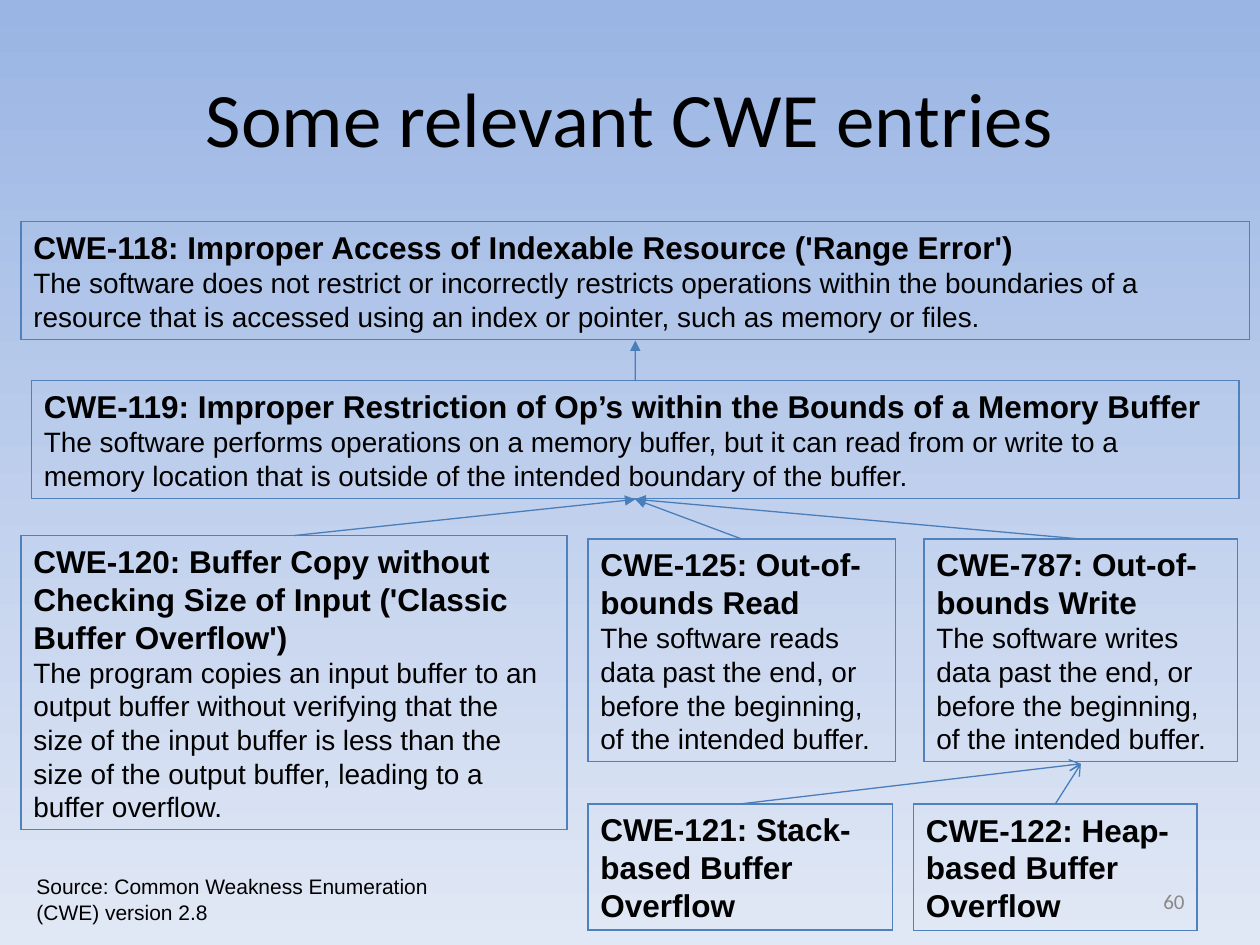
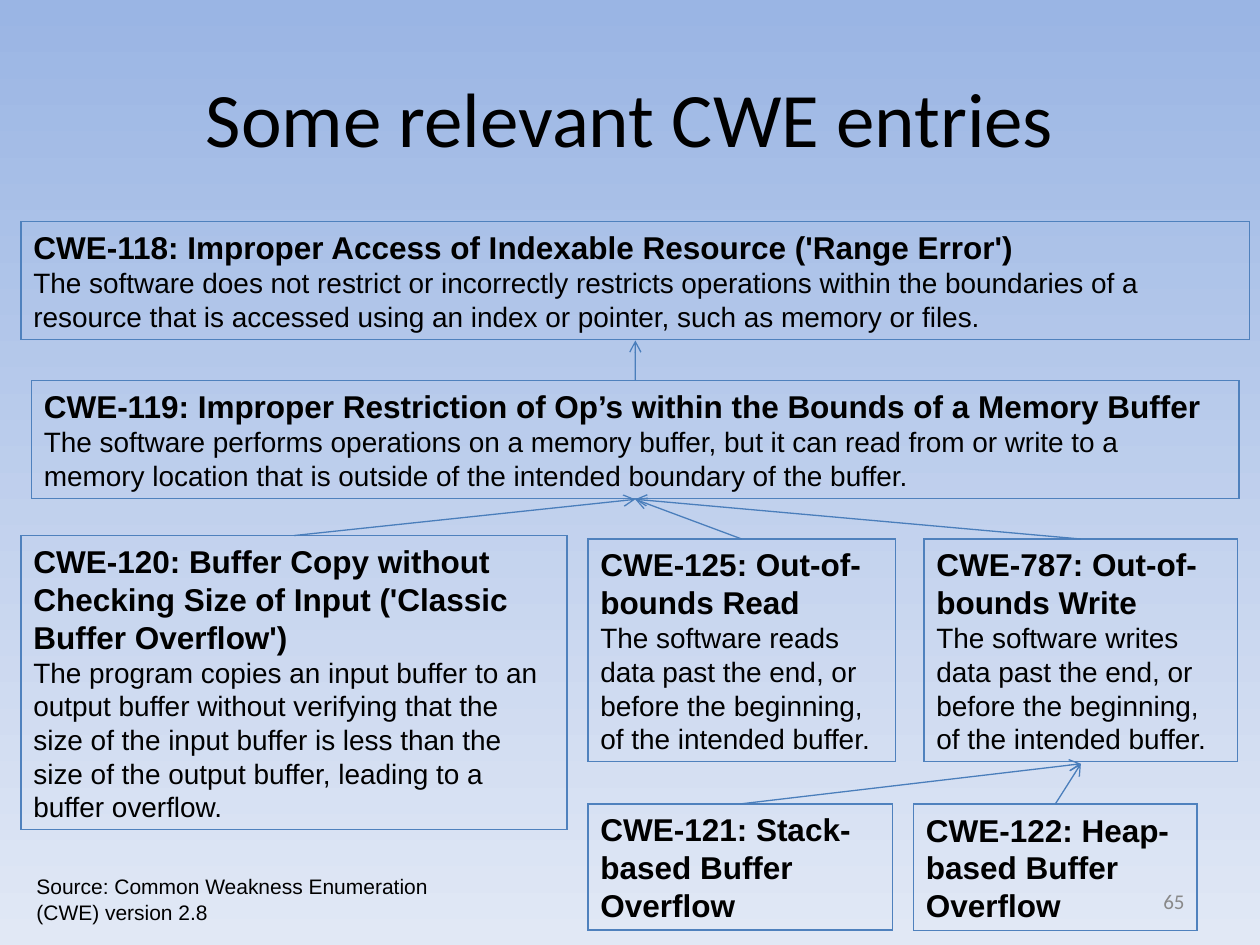
Before and after one commit to david-a-wheeler/david-a-wheeler.github.io, a slide deck: slide 65 of secure-class/presentations/Secure-Software-3-Buffer-Overflow.ppt (slide 60 before the commit). Drawn at 1260x945 pixels with LibreOffice and Linux fonts; fonts in the diff are those of the drawing. Boxes give left, top, right and bottom in pixels: in the first picture for what was removed or moved away, otherwise in the second. Text is boxed around its words. In the diff, an @@ line names an element or a change of style, - is before the commit and + after.

```diff
--- a/secure-class/presentations/Secure-Software-3-Buffer-Overflow.ppt
+++ b/secure-class/presentations/Secure-Software-3-Buffer-Overflow.ppt
@@ arrow (635, 381) - (635, 340): arrowheads changed @@
@@ arrow (294, 536) - (635, 499): arrowheads changed @@
@@ arrow (742, 539) - (635, 499): arrowheads changed @@
@@ arrow (1081, 539) - (635, 499): arrowheads changed @@
@@ page number at box(1163, 895, 1184, 909): text changed @@
-60
+65
```
Also in this commit, not shown: 6 other slides changed, 6 slides added, 1 other file.
